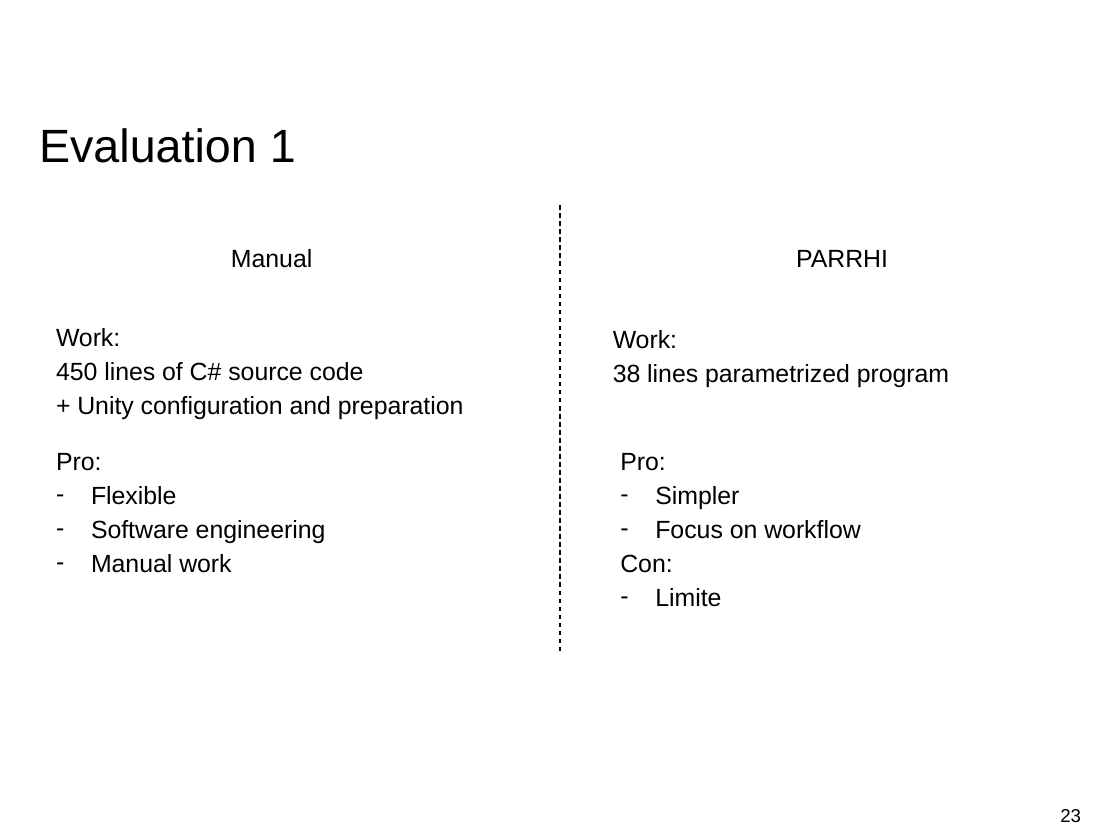
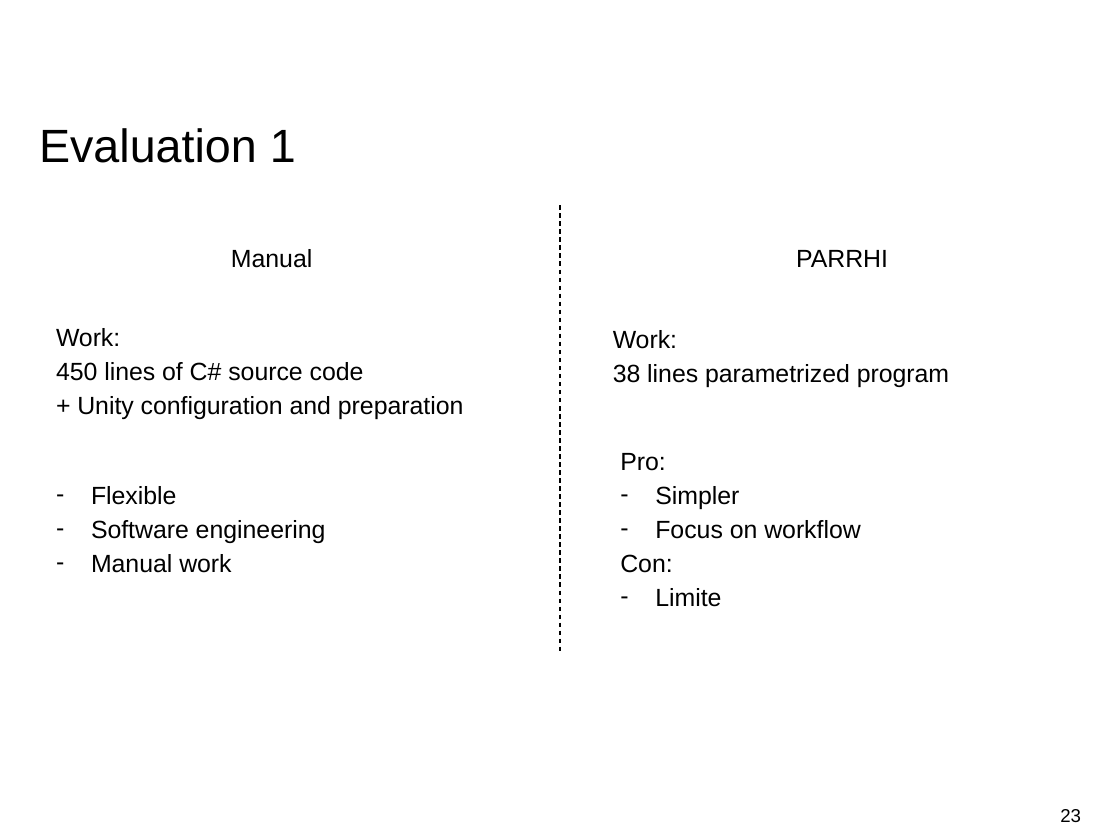
Before and after one commit to EricVoll/PARRHI, a slide deck: slide 23 of 05_Presentation/PARRHIPresentationv2.pptx. Drawn at 1120x840 pixels with LibreOffice and Linux fonts; fonts in the diff are those of the drawing; background and template pictures are left out. Boxes give left, top, right and bottom in pixels: in the first picture for what was removed or moved away, otherwise in the second. Text is boxed around its words. In the diff, an @@ line names an element or a change of style, - is before the commit and + after.

```diff
--- a/05_Presentation/PARRHIPresentationv2.pptx
+++ b/05_Presentation/PARRHIPresentationv2.pptx
@@ text at bbox=[56, 453, 101, 471]: paragraph removed @@
-Pro:
```
Also in this commit, not shown: 3 other slides changed, 25 other files.
